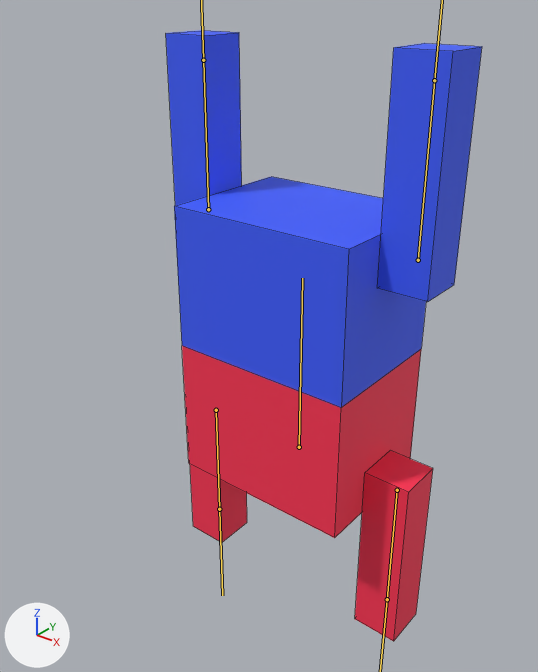
Two versions of the FBX model 397eecsProj/Assets/Player/Meshes/proto.fbx, one commit apart.
One viewpoint serves both versions: a camera (50 mm lens) standing at (1.37, -1.89, 1.17) and looking at (-0.03, -0.14, 0.09). Arrows for +X, +Y and +Z are at lower left; the lights stay in place. The bones that bend it are drawn over the model as lines. Mesh edges are drawn as thin lines.
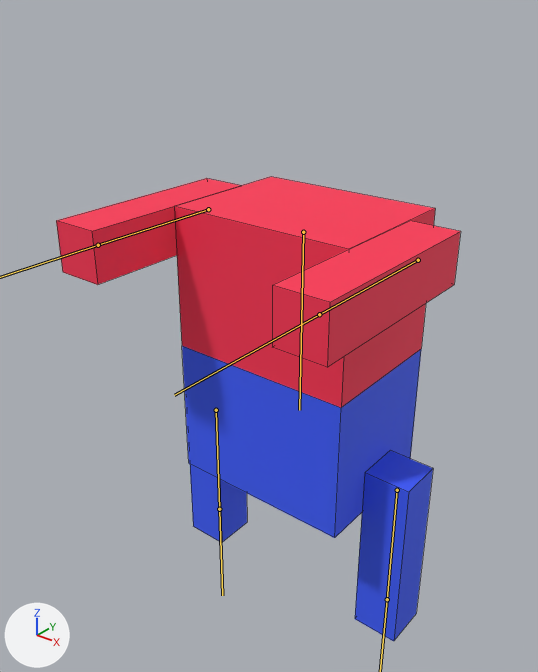
Commit message: moving works!!! pretty much

The newer file adds an action. The first version stands in its rest pose; the second is drawn at frame 1 of the action 'Armature|movingObj'.

Location of each change, (x1, y1, x2, y2) in pixels of the pictures (538 x 672 px):
'Cube', posed (28% wider, 24% shorter)
    before: (166, 30, 482, 641)
    after: (56, 177, 461, 641)
bone 'Bone', root to tip
    before: (299, 447) to (302, 278)
    after: (303, 232) to (299, 410)
bone 'arm1.l', root to tip
    before: (216, 410) to (219, 509)
    after: (208, 209) to (98, 245)
bone 'arm1.r', root to tip
    before: (397, 490) to (387, 599)
    after: (418, 260) to (319, 314)

The change, as a list of edits to the scene's bpy script:
```text
Change bone_bone:
    where bone_bone = bpy.data.objects['Armature'].pose.bones['Bone']
    bone_bone.location: (0.0, 0.0, 0.0) -> (0.0, 2.5, 0.0)
    bone_bone.rotation_quaternion: (1.0, 0.0, 0.0, 0.0) -> (0.0, 1.0, 0.0, 0.0)  # degrees (0, 0, 0) -> degrees (180, 0, 0)
Change bone_arm1_l:
    where bone_arm1_l = bpy.data.objects['Armature'].pose.bones['arm1.l']  # child of 'Bone'
    bone_arm1_l.rotation_quaternion: (1.0, 0.0, 0.0, 0.0) -> (0.707, 0.0, 0.0, -0.707)  # degrees (0, 0, 0) -> degrees (0, 0, -90)
Change bone_arm1_r:
    where bone_arm1_r = bpy.data.objects['Armature'].pose.bones['arm1.r']  # child of 'Bone'
    bone_arm1_r.rotation_quaternion: (1.0, 0.0, 0.0, 0.0) -> (0.707, 0.0, 0.0, -0.707)  # degrees (0, 0, 0) -> degrees (0, 0, -90)
```
